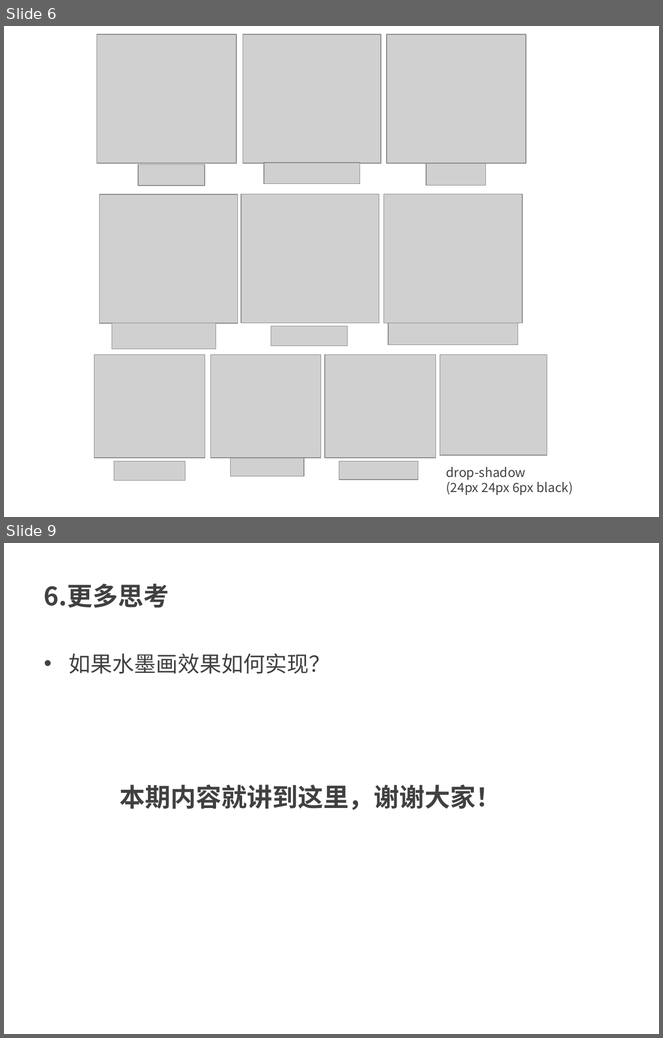
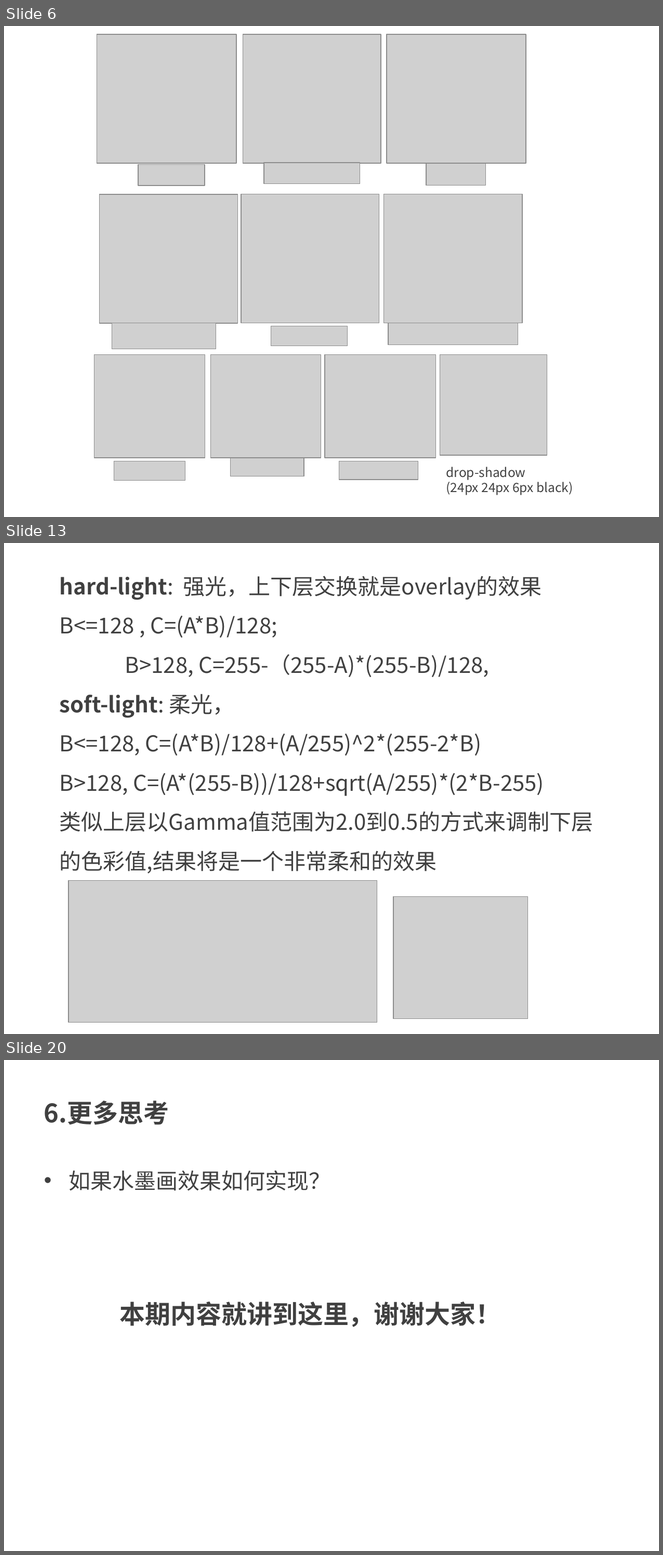
Before and after one commit to kong66/webAni, a slide deck: 35-css-filter/35.pptx. Shown one above the other, each under a label of ours: slides 6 and 9 before the commit, slides 6, 13 and 20 after it; the slides between them are not shown. The pictures are 663x1038 and 663x1555 pixels, drawn with LibreOffice and Linux fonts; fonts in the diff are those of the drawing; grey boxes stand for pictures. Boxes give left, top, right and bottom in pixels: in the first picture for what was removed or moved away, otherwise in the second. Text is boxed around its words. In the diff, an @@ line names an element or a change of style, - is before the commit and + after.

```diff
--- a/35-css-filter/35.pptx
+++ b/35-css-filter/35.pptx
@@ slide 13 added at [4,543,659,1034], background #FFFFFF @@
@@ text added at [60,576,594,874], 24 pt, text #404040 @@
+hard-light: 强光，上下层交换就是overlay的效果 B<=128 , C=(A*B)/128;
+B>128, C=255-（255-A)*(255-B)/128,
+soft-light: 柔光，
+B<=128, C=(A*B)/128+(A/255)^2*(255-2*B)
+B>128, C=(A*(255-B))/128+sqrt(A/255)*(2*B-255)
+类似上层以Gamma值范围为2.0到0.5的方式来调制下层的色彩值,结果将是一个非常柔和的效果
@@ picture added at [68,880,377,1022] @@
@@ picture added at [393,897,528,1019] @@
@@ what was slide 9 is now slide 20 @@
```
Also in this commit, not shown: 4 slides changed, 10 other slides added, 12 other files.
